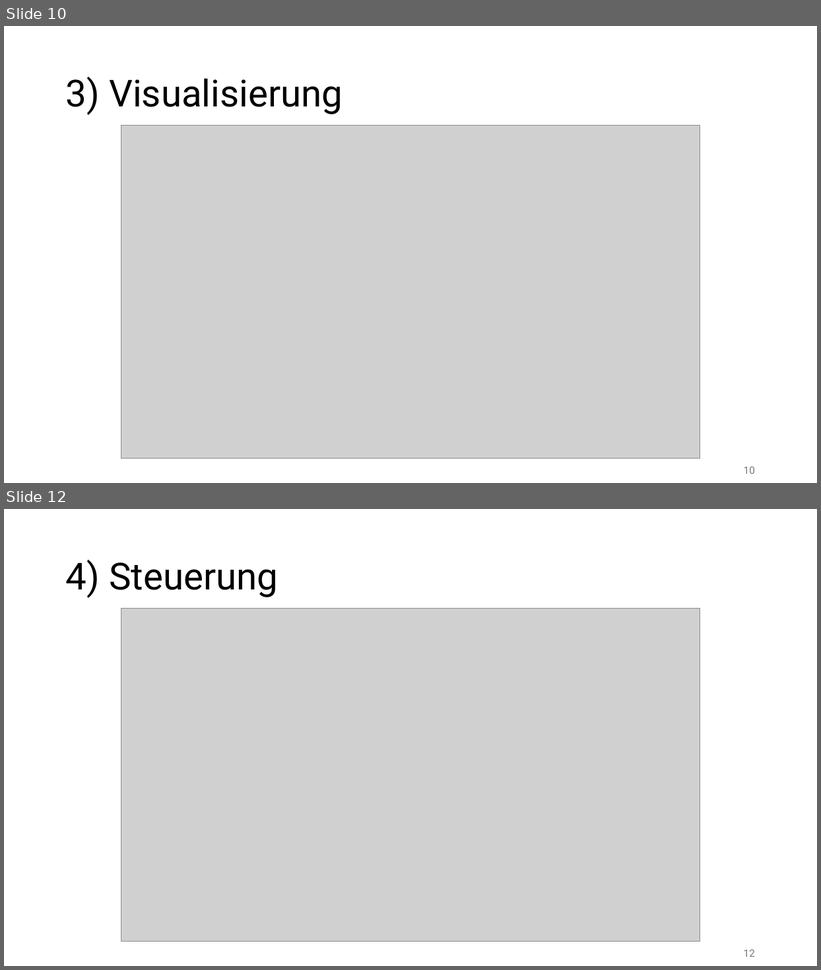
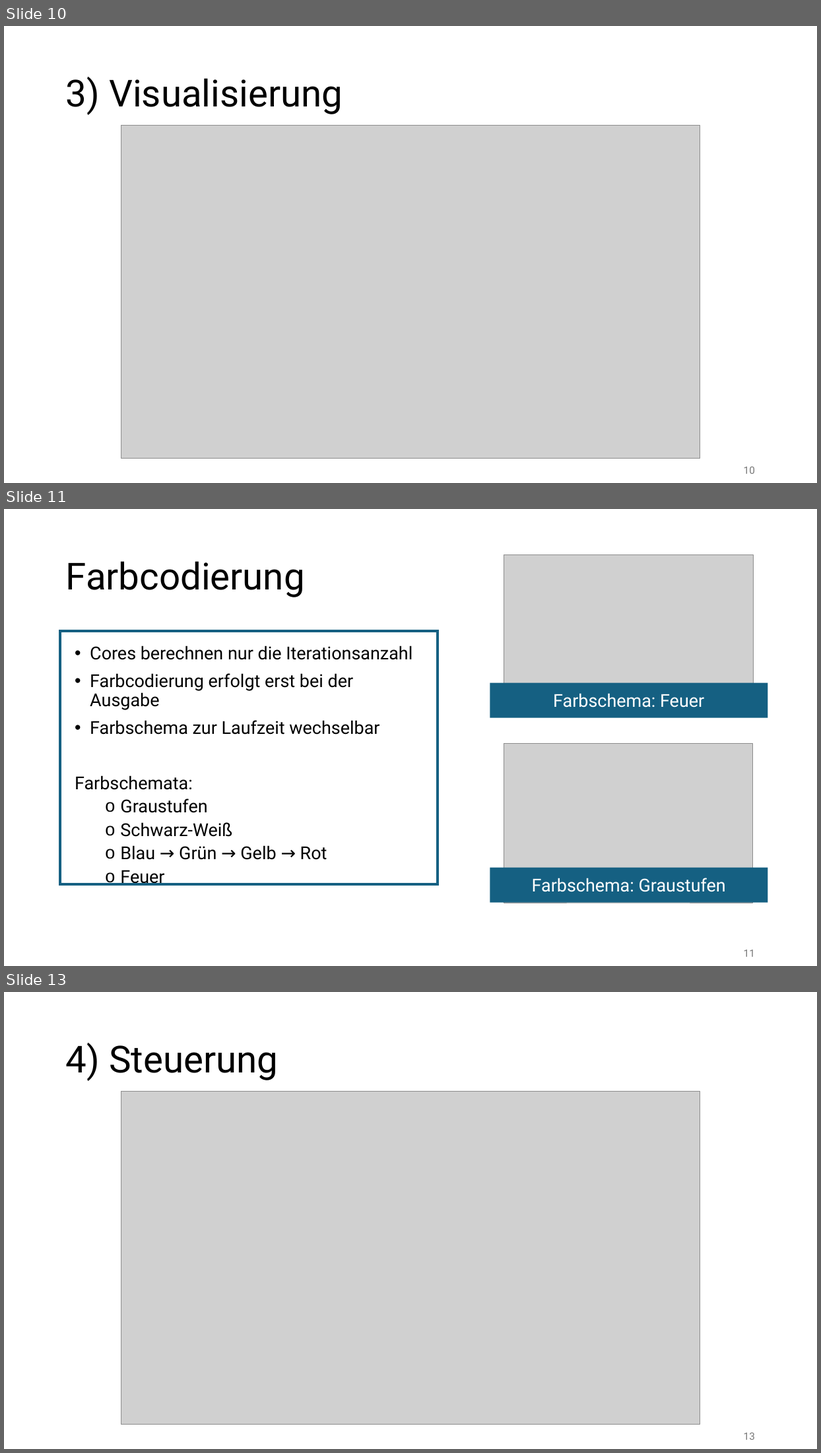
Before and after one commit to Preunicom/FractalCore, a slide deck: docs/Endpraesentation/DAPI_FractalCore_Endpraesentation.pptx. Shown one above the other, each under a label of ours: slides 10 and 12 before the commit, slides 10, 11 and 13 after it; the slides between them are not shown. The pictures are 821x970 and 821x1453 pixels, drawn with LibreOffice and Linux fonts; fonts in the diff are those of the drawing; grey boxes stand for pictures. Boxes give left, top, right and bottom in pixels: in the first picture for what was removed or moved away, otherwise in the second. Text is boxed around its words. In the diff, an @@ line names an element or a change of style, - is before the commit and + after.

```diff
--- a/docs/Endpraesentation/DAPI_FractalCore_Endpraesentation.pptx
+++ b/docs/Endpraesentation/DAPI_FractalCore_Endpraesentation.pptx
@@ slide 11 added at box(4, 509, 817, 966), background #FFFFFF @@
@@ title added at box(66, 561, 305, 597), 44 pt, text #000000 @@
+Farbcodierung
@@ picture added at box(504, 555, 754, 707) @@
@@ rectangle added at box(60, 632, 438, 885), outline #156082 3 pt @@
@@ text added at box(75, 646, 413, 886), 21 pt, text #000000 @@
+• Cores berechnen nur die Iterationsanzahl
+• Farbcodierung erfolgt erst bei der Ausgabe
+• Farbschema zur Laufzeit wechselbar
+Farbschemata:
+  o Graustufen
+  o Schwarz-Weiß
+  o Blau → Grün → Gelb → Rot
+  o Feuer
@@ rectangle added at box(490, 683, 768, 718), fill #156082, 21 pt, text #FFFFFF @@
+Farbschema: Feuer
@@ picture added at box(504, 744, 752, 903) @@
@@ rectangle added at box(490, 867, 768, 902), fill #156082, 21 pt, text #FFFFFF @@
+Farbschema: Graustufen
@@ page number added at box(744, 950, 755, 957), 12 pt, text #797979 @@
+11
@@ what was slide 12 is now slide 13 @@
@@ page number at box(744, 1433, 755, 1440): text changed @@
-12
+13
```
Also in this commit, not shown: 2 other slides added, 3 slides removed.
